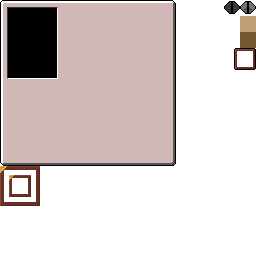
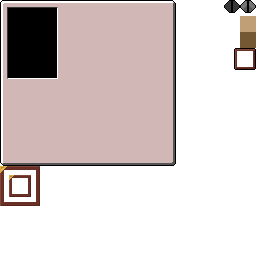
Two versions of the same layered image (w=256, h=256). Layer-by-layer changes:
painted on "Addons" over box(224, 0, 256, 14)
